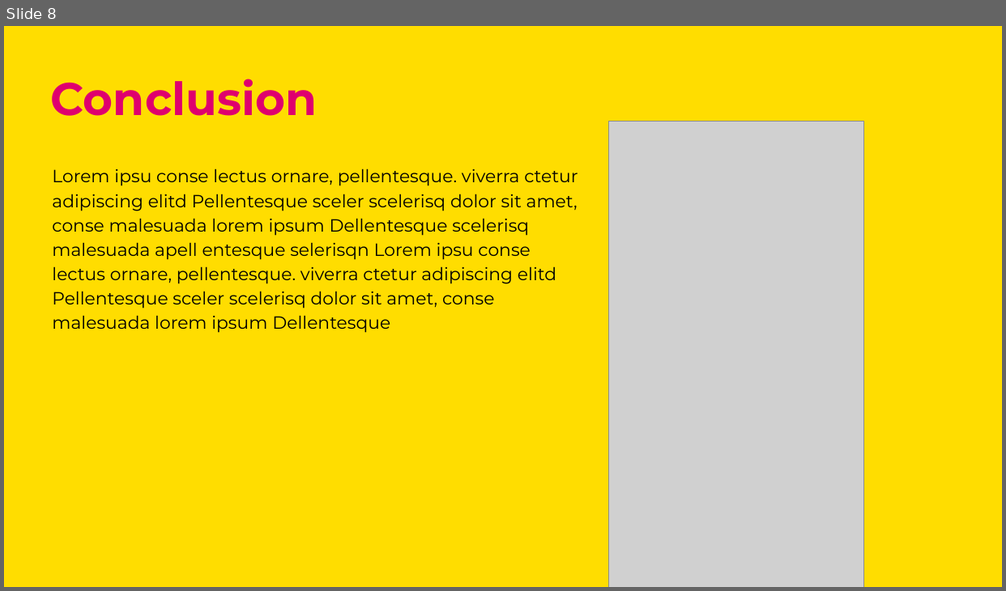
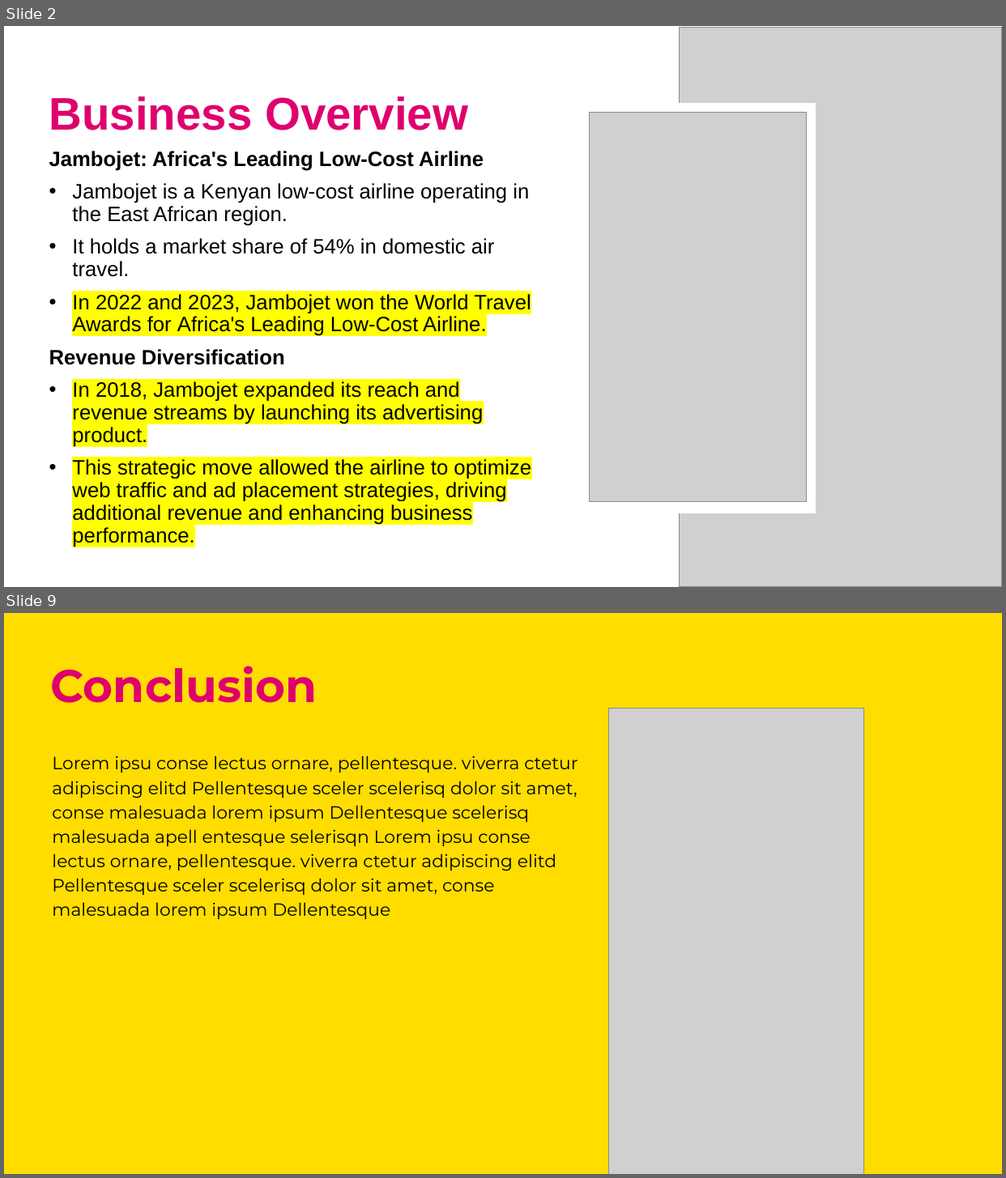
Before and after one commit to Mwenda-Mugambi/Web_Ad_campaign_optimization, a slide deck: Presentation Template.pptx. Shown one above the other, each under a label of ours: slide 8 before the commit, slides 2 and 9 after it; the slides between them are not shown. The pictures are 1006x591 and 1006x1178 pixels, drawn with LibreOffice and Linux fonts; fonts in the diff are those of the drawing; grey boxes stand for pictures. Boxes give left, top, right and bottom in pixels: in the first picture for what was removed or moved away, otherwise in the second. Text is boxed around its words. In the diff, an @@ line names an element or a change of style, - is before the commit and + after.

```diff
--- a/Presentation Template.pptx
+++ b/Presentation Template.pptx
@@ slide 2 added at (x1=4, y1=26, x2=1002, y2=587), background #FFFFFF @@
@@ picture added at (x1=680, y1=27, x2=1002, y2=587) @@
@@ text added at (x1=49, y1=96, x2=468, y2=130), 44 pt, text #DF006E, bold @@
+Business Overview
@@ rectangle added at (x1=579, y1=103, x2=816, y2=514), fill #FFFFFF @@
@@ picture added at (x1=590, y1=113, x2=807, y2=502) @@
@@ text added at (x1=49, y1=151, x2=531, y2=548), 20 pt, text #000000 @@
+Jambojet: Africa's Leading Low-Cost Airline
+• Jambojet is a Kenyan low-cost airline operating in the East African region.
+• It holds a market share of 54% in domestic air travel.
+• In 2022 and 2023, Jambojet won the World Travel Awards for Africa's Leading Low-Cost Airline.
+Revenue Diversification
+• In 2018, Jambojet expanded its reach and revenue streams by launching its advertising product.
+• This strategic move allowed the airline to optimize web traffic and ad placement strategies, driving additional revenue and enhancing business performance.
@@ what was slide 8 is now slide 9 @@
```
Also in this commit, not shown: 1 slide changed, 5 other slides added, 5 slides removed, 4 other files.
